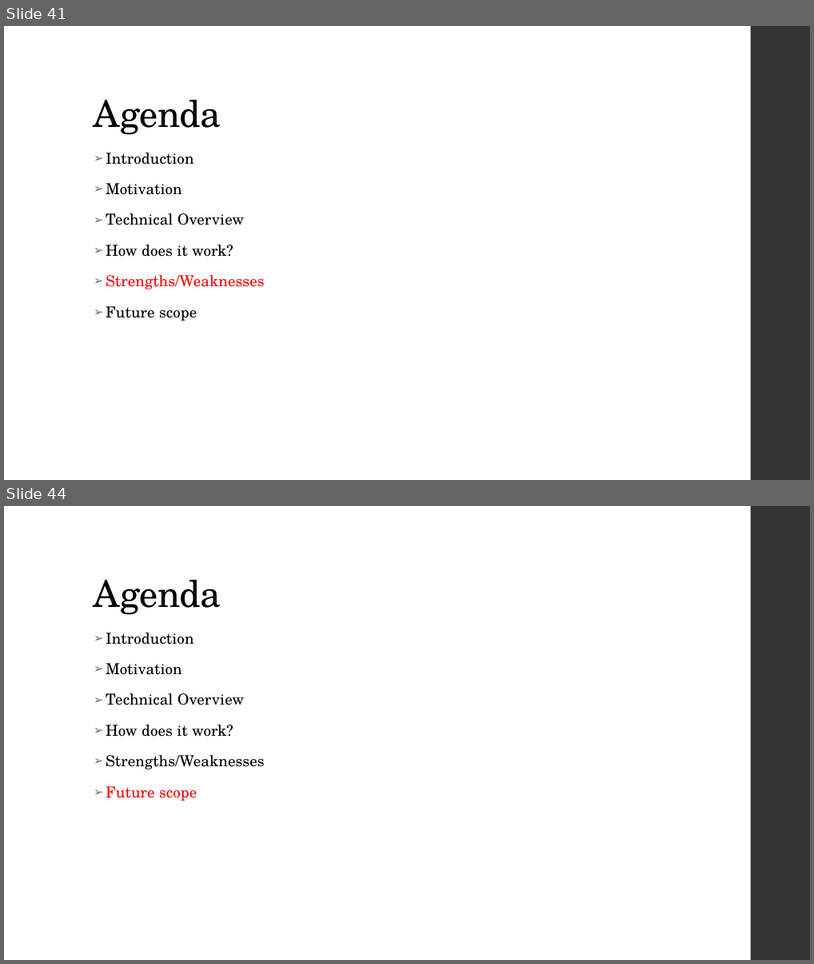
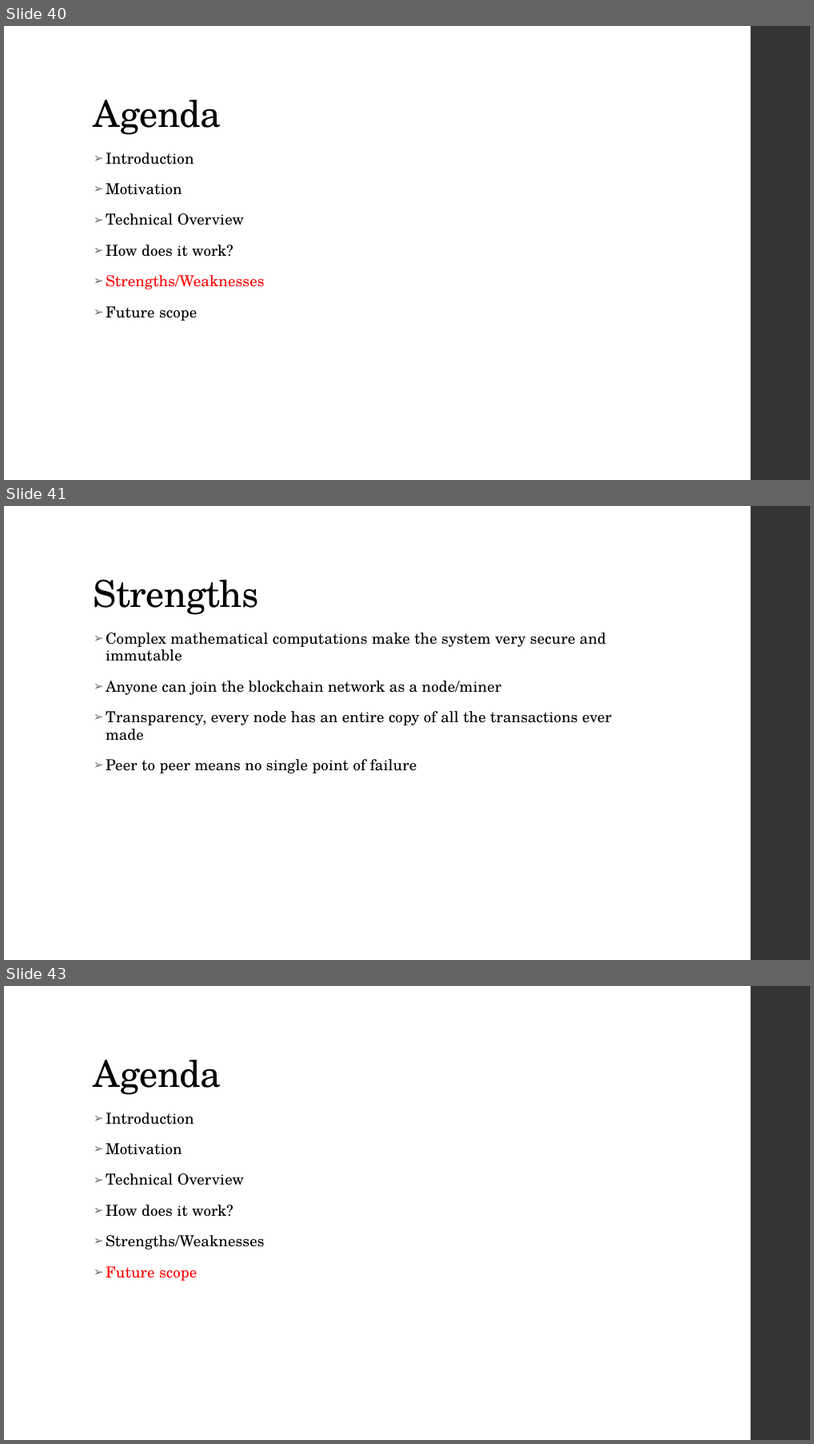
Before and after one commit to niravaga/CS-6650-BSDS-Assignment-3, a slide deck: BlockChain/BlockChain.pptx. Shown one above the other, each under a label of ours: slides 41 and 44 before the commit, slides 40, 41 and 43 after it; the slides between them are not shown. The pictures are 814x964 and 814x1444 pixels, drawn with LibreOffice and Linux fonts; fonts in the diff are those of the drawing. Boxes give left, top, right and bottom in pixels: in the first picture for what was removed or moved away, otherwise in the second. Text is boxed around its words. In the diff, an @@ line names an element or a change of style, - is before the commit and + after.

```diff
--- a/BlockChain/BlockChain.pptx
+++ b/BlockChain/BlockChain.pptx
@@ slide 41 added at [4, 506, 810, 960], background #FFFFFF; not listed: 1 template element that a slide beside it also shows @@
@@ title added at [94, 580, 259, 615], 44 pt, text #000000 @@
+Strengths
@@ text added at [106, 632, 612, 773], 18 pt, text #000000 @@
+➢ Complex mathematical computations make the system very secure and immutable
+➢ Anyone can join the blockchain network as a node/miner
+➢ Transparency, every node has an entire copy of all the transactions ever made
+➢ Peer to peer means no single point of failure
@@ what was slide 41 is now slide 40 @@
@@ what was slide 44 is now slide 43 @@
```
Also in this commit, not shown: 3 slides changed, 1 slide removed, 11 other files.
